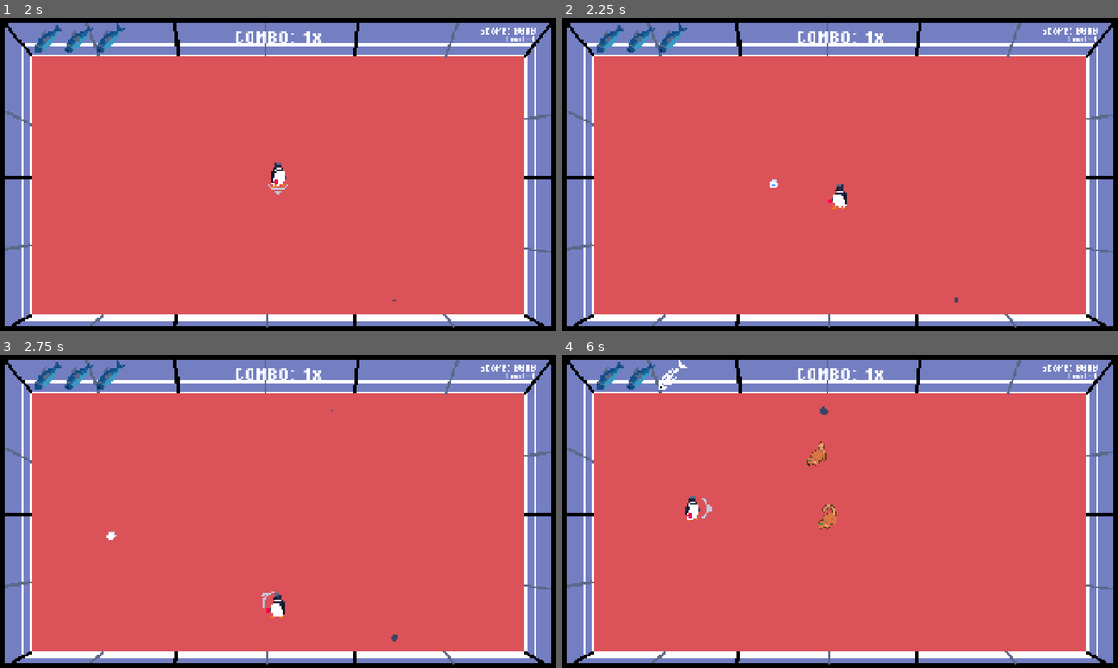
Above: before the commit, frames 1-4 (two rows, left to right).
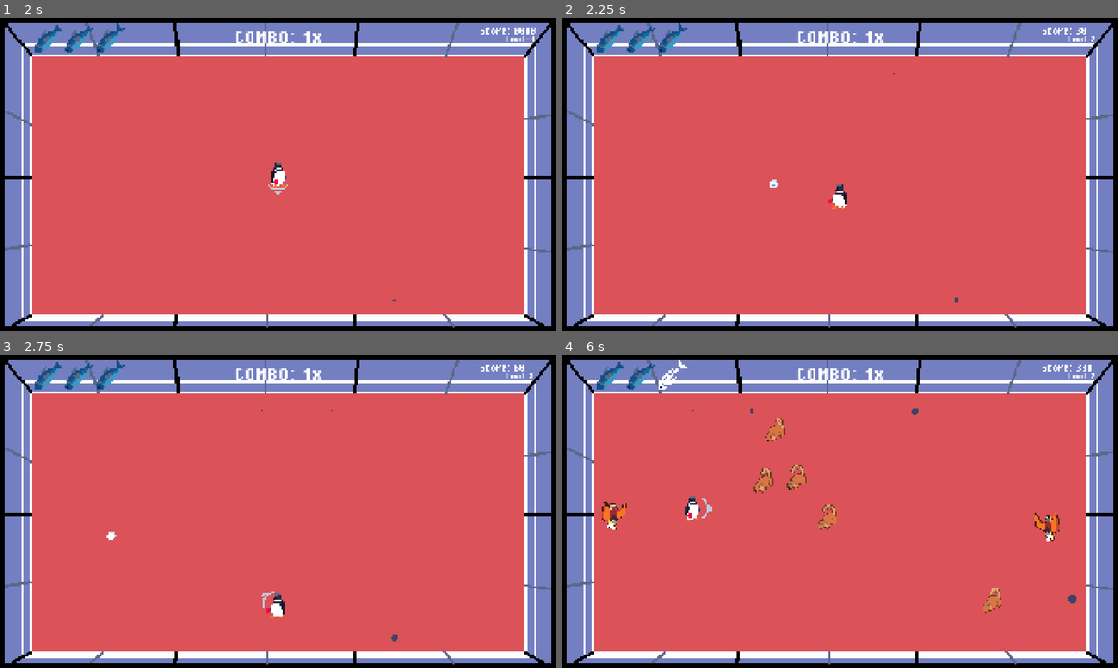
Above: after the commit, the same moments.

Repository: NicholasNg380/PING
Game: Godot game, scene res://scenes/mainScenes/start_screen.tscn
The game is run twice, just before and just after one commit, with the same random seed, the same clock (stepped at 60 frames per second) and the same inputs. Sound files missing from this copy of the repository are replaced by a short silence.
Inputs (mouse positions are in pixels of both pictures, inside the frame that each line leads up to):
- Up to frame 1 (2 s): tap Enter at 0.5 s; move the mouse to (400, 158) at 0.52 s; hold D (right) 0.53-1.25 s; tap 1 at 0.6 s; tap 2 at 0.8 s; click (278, 215) at 1.25 s
- Up to frame 2 (2.25 s): tap Space (hit) at 2 s; move the mouse to (728, 190) at 2.02 s; hold S (down) from 2.03 s (still down); tap 2 at 2.1 s
- Up to frame 3 (2.75 s): keep holding S (down); tap 3 at 2.3 s
- Up to frame 4 (6 s): move the mouse to (895, 442) at 2.77 s; release S (down) at 2.78 s; hold D (right) 2.78-3.53 s; tap 3 at 2.85 s; tap 4 at 3.05, 3.6 s; move the mouse to (812, 574) at 3.52 s; hold W (up) 3.53-4.28 s; tap 5 at 3.8, 4.35 s; move the mouse to (1006, 558) at 4.27 s; hold A (left) 4.28-5.78 s; tap 6 at 4.55, 5.1 s; move the mouse to (673, 464) at 5.02 s; tap 7 at 5.3, 5.85 s; move the mouse to (867, 511) at 5.77 s; hold S (down) from 5.78 s (still down)

Frame 1 is identical in both runs. In frame 2, less than 0.1% of the frame differs, in the area x 59-97%, y 3-18%; in frame 3, less than 0.1%; in frame 4, 1.4%, in the area x 7-97%, y 3-83%.

Commit message:
Whoops enemies are stupidly fast now, i fixed it

Diff:
--- a/scripts/controllers/game_controller.gd
+++ b/scripts/controllers/game_controller.gd
@@ -113,7 +113,7 @@
 	var data = levels[level_id]
 
 	enemy_hp_multiplier = 1.0 + (level_id - 1) * 0.2
-	enemy_speed_multiplier = 1.0 + (level_id - 1) * 0.3
+	enemy_speed_multiplier = 1.0 + (level_id - 1) * 0.04
 	#print("STAGE: ", level_id ," Possum hp: ", 2.0 * enemy_hp_multiplier, " Bird hp: ", 5.0 * enemy_hp_multiplier)
 
 	spawn_interval = max(0.4, 1.5 - level_id * 0.1)
@@ -245,7 +245,7 @@
 func _on_death_screen_restart() -> void:
 	restart()
 
-"""
+
 # DEBUG LEVEL SELECT
 func _input(event):
 	if event is InputEventKey and event.pressed:
@@ -272,4 +272,3 @@
 				start_level(10)
 			KEY_U:
 				show_upgrades()
-"""
